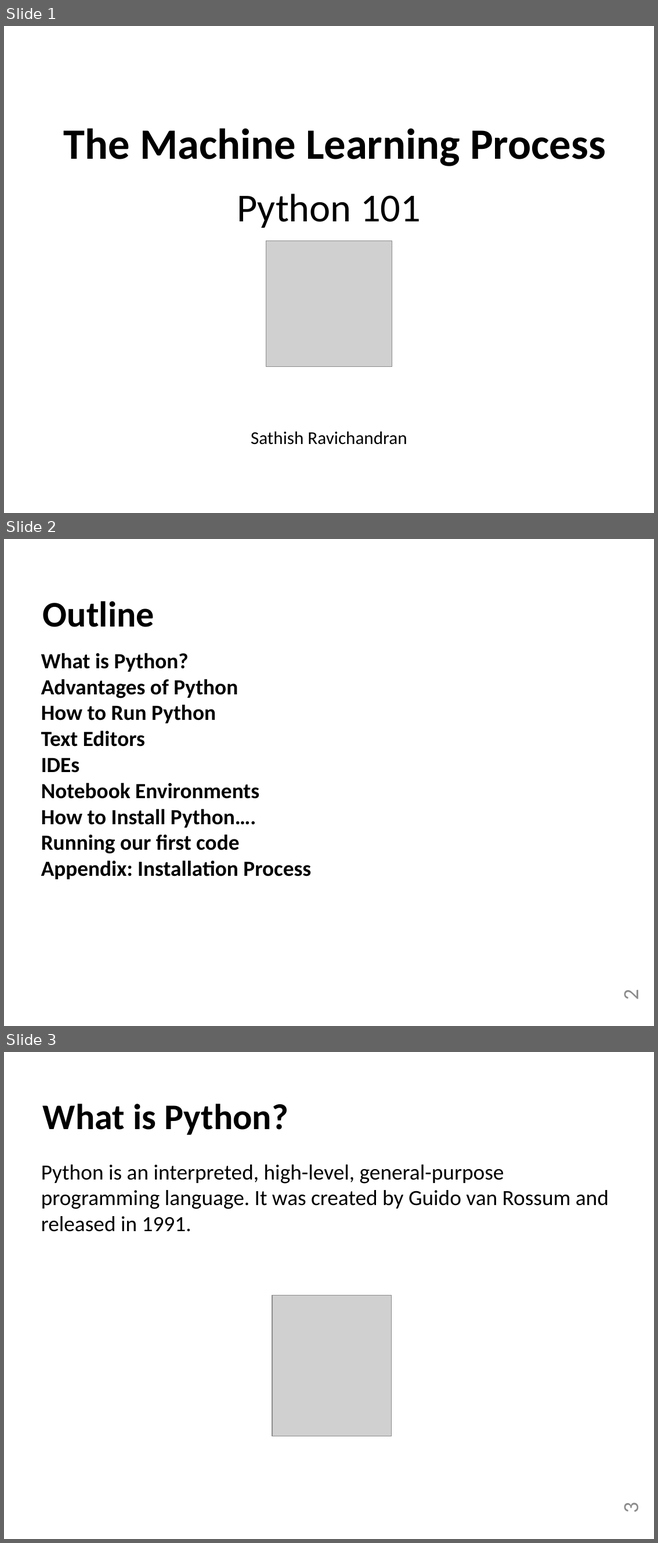
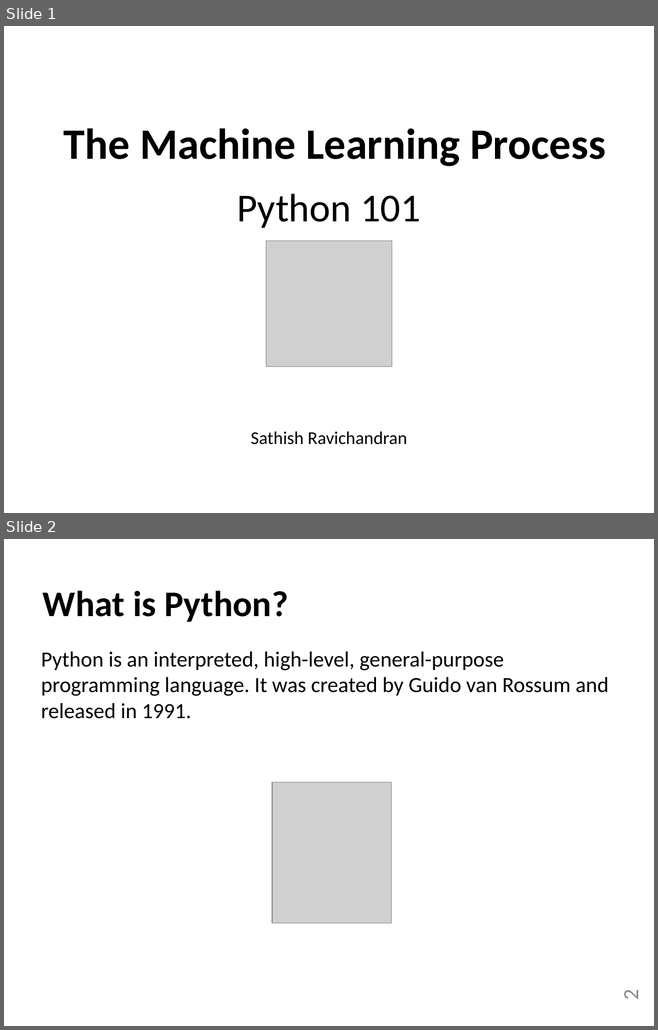
Before and after one commit to TheZerOne/PythonBeginnersCourse, a slide deck: Python basics/01-Python - Hello world.pptx. Shown one above the other, each under a label of ours: slides 1, 2 and 3 before the commit, slides 1 and 2 after it. The pictures are 658x1543 and 658x1030 pixels, drawn with LibreOffice and Linux fonts; fonts in the diff are those of the drawing; grey boxes stand for pictures. Boxes give left, top, right and bottom in pixels: in the first picture for what was removed or moved away, otherwise in the second. Text is boxed around its words. In the diff, an @@ line names an element or a change of style, - is before the commit and + after.

```diff
--- a/Python basics/01-Python - Hello world.pptx
+++ b/Python basics/01-Python - Hello world.pptx
@@ slide 2 removed at (4, 539, 654, 1026), background #FFFFFF @@
@@ text removed at (43, 601, 154, 627) @@
-Outline
@@ text removed at (41, 653, 311, 879) @@
-What is Python?
-Advantages of Python
-How to Run Python
-Text Editors
-IDEs
-Notebook Environments
-How to Install Python….
-Running our first code
-Appendix: Installation Process
@@ page number removed at (617, 990, 644, 999) @@
-2
@@ what was slide 3 is now slide 2 @@
@@ page number at (617, 990, 644, 999): text changed @@
-3
+2
```
Also in this commit, not shown: 1 slide changed, 1 slide added, 1 other slide removed, 14 other files.
